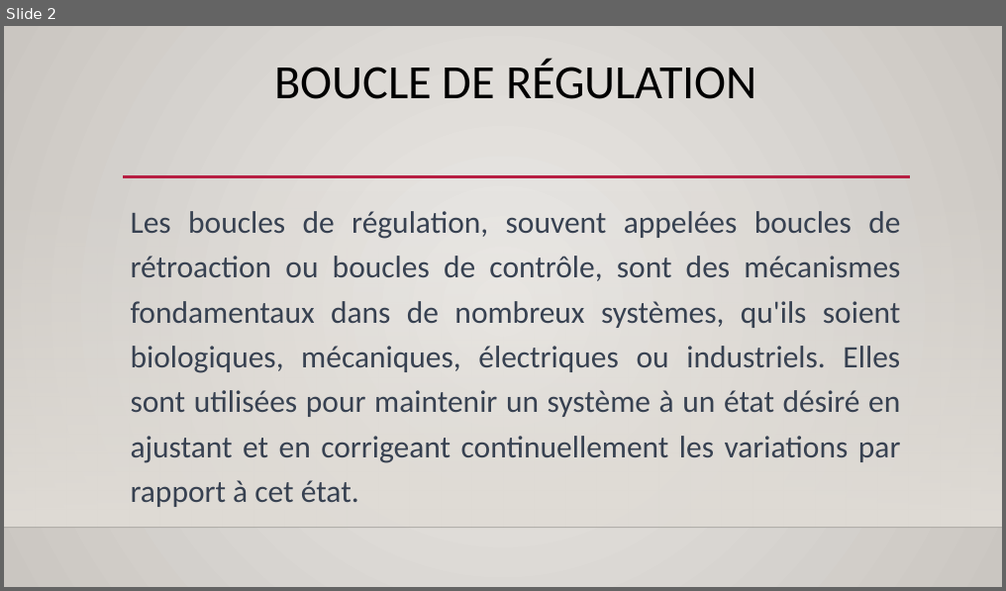
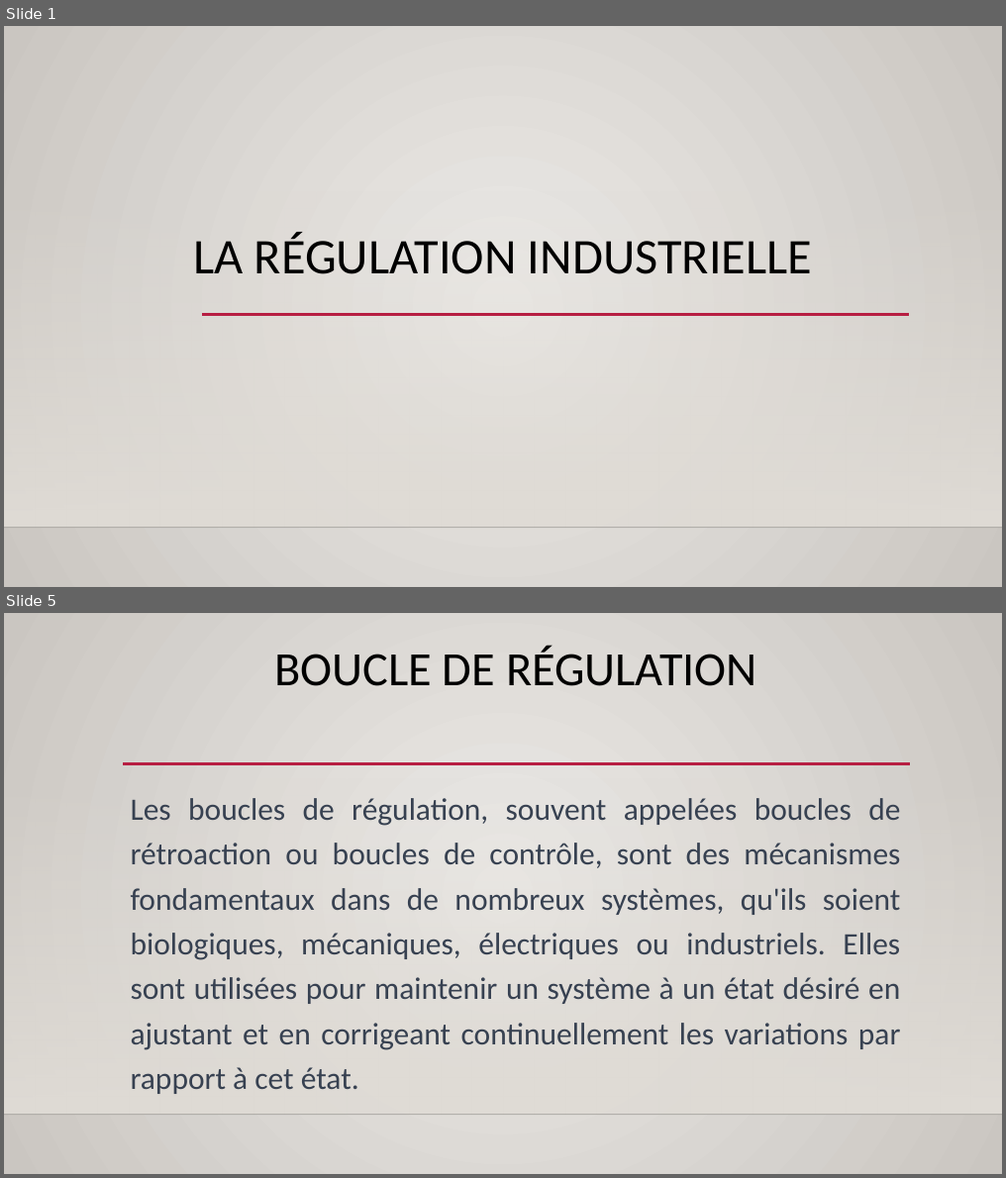
Before and after one commit to Aboudara/Document, a slide deck: Formation regulation.pptx. Shown one above the other, each under a label of ours: slide 2 before the commit, slides 1 and 5 after it; the slides between them are not shown. The pictures are 1006x591 and 1006x1178 pixels, drawn with LibreOffice and Linux fonts; fonts in the diff are those of the drawing; background and template pictures are left out. Boxes give left, top, right and bottom in pixels: in the first picture for what was removed or moved away, otherwise in the second. Text is boxed around its words. In the diff, an @@ line names an element or a change of style, - is before the commit and + after.

```diff
--- a/Formation regulation.pptx
+++ b/Formation regulation.pptx
@@ slide 1 added at [4, 26, 1002, 587], background gradient #ECEAE7 to #CAC7C1; not listed: 2 template elements that a slide beside it also shows @@
@@ title added at [193, 233, 812, 274], 48 pt, text #000000 @@
+LA RÉGULATION INDUSTRIELLE
@@ line added from (202, 315) to (909, 315), #B71E42 2.5 pt @@
@@ what was slide 2 is now slide 5 @@
```
Also in this commit, not shown: 2 slides changed, 7 other slides added, 1 slide removed.
